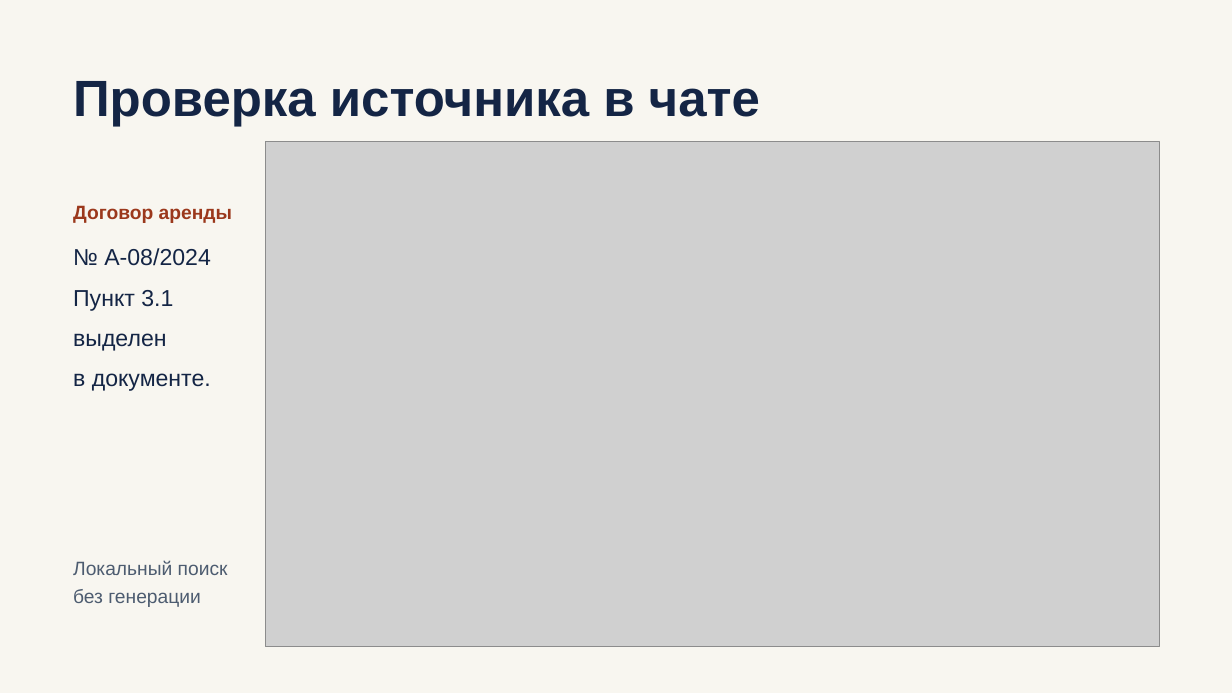
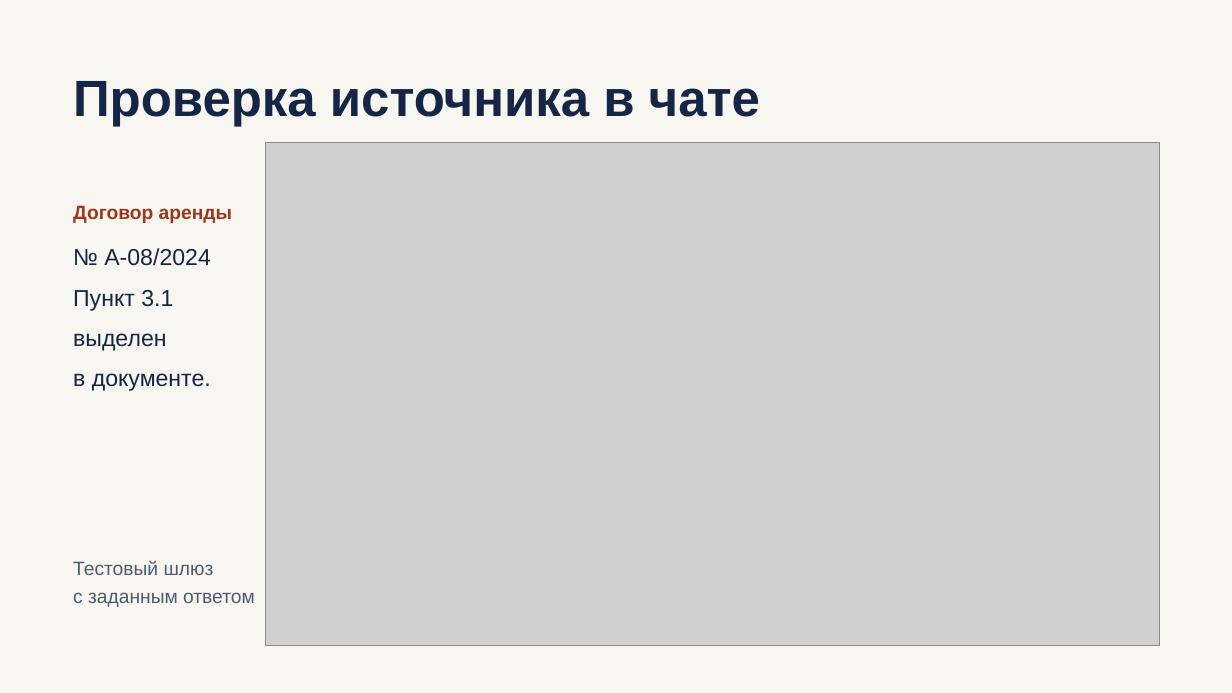
Before and after one commit to filipp880/Alfa-PSB, a slide deck: slide 6 of presentation.pptx. Drawn at 1232x693 pixels with LibreOffice and Linux fonts; fonts in the diff are those of the drawing; grey boxes stand for pictures. Boxes give left, top, right and bottom in pixels: in the first picture for what was removed or moved away, otherwise in the second. Text is boxed around its words. In the diff, an @@ line names an element or a change of style, - is before the commit and + after.

```diff
--- a/presentation.pptx
+++ b/presentation.pptx
@@ text at (x1=73, y1=560, x2=214, y2=575): text changed @@
-Локальный поиск
+Тестовый шлюз
@@ text at (x1=73, y1=592, x2=255, y2=607): text changed @@
-без генерации
+с заданным ответом
```
Also in this commit, not shown: 5 other slides changed, 26 other files.
